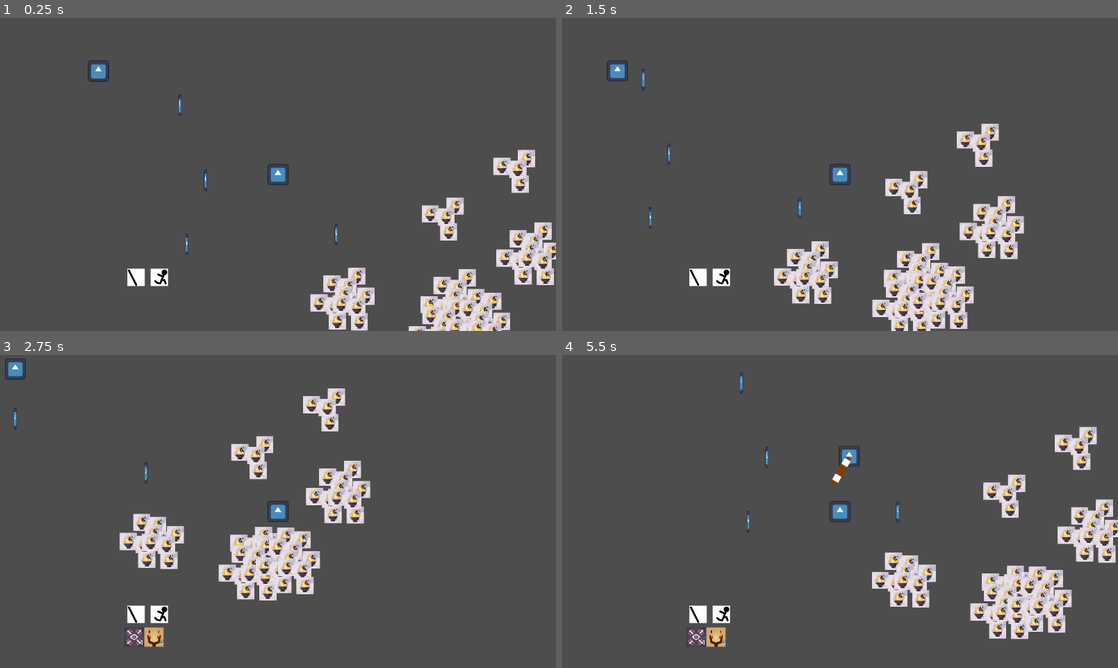
Above: before the commit, frames 1-4 (two rows, left to right).
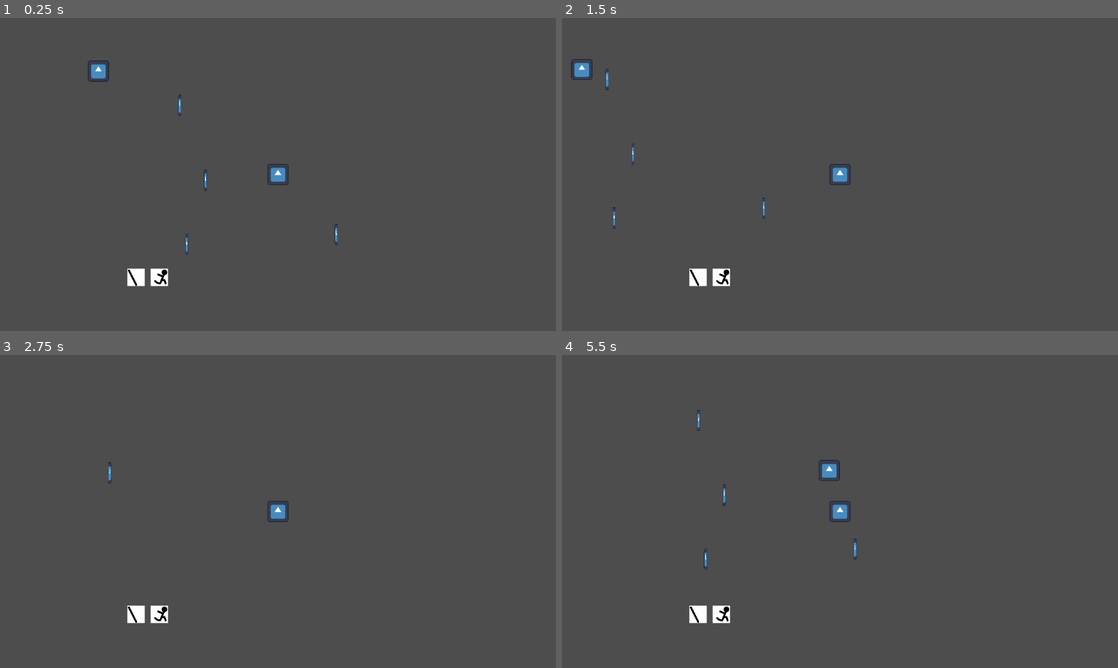
Above: after the commit, the same moments.

Repository: nonagaga/pizza-jam
Game: Godot game, scene res://Test Scenes/Entity Testing.tscn
Same seed, same stepped clock (60 frames per second), same inputs: the game is played once before the commit and once after it. This scene is started directly instead of the project's main scene. The engine's default icon, where the game draws it, is replaced by a stand-in: a white triangle on a blue panel in a dark square.
Inputs (mouse positions are in pixels of both pictures, inside the frame that each line leads up to):
- Up to frame 1 (0.25 s): no input
- Up to frame 2 (1.5 s): tap Enter at 0.5 s; move the mouse to (962, 158) at 0.52 s; hold D (Move Right) 0.53-1.28 s; tap Space (ui_select) at 0.77 s; move the mouse to (728, 190) at 1.27 s; hold S (Move Down) from 1.28 s (still down)
- Up to frame 3 (2.75 s): tap Space (ui_select) at 1.52 s; move the mouse to (333, 442) at 2.02 s; release S (Move Down) at 2.03 s; hold D (Move Right) from 2.03 s (still down)
- Up to frame 4 (5.5 s): move the mouse to (812, 574) at 2.77 s; release D (Move Right) at 2.78 s; hold W (Move Up) 2.78-3.53 s; tap Space (ui_select) at 3.02, 3.77, 4.52 s; move the mouse to (1006, 558) at 3.52 s; hold A (Move Left) 3.53-5.03 s; move the mouse to (673, 464) at 4.27 s; move the mouse to (867, 511) at 5.02 s; hold S (Move Down) from 5.03 s (still down)

The runs differ from the first frame. In frame 1, 6.3% of the frame differs, in the area x 55-100%, y 42-100%; in frame 2, 7.9%, in the area x 1-84%, y 13-100%; in frame 3, 7.6%; in frame 4, 7.9%.

Commit message:
codex dash working

Diff:
--- a/Abilities/AbilitySlot.gd
+++ b/Abilities/AbilitySlot.gd
@@ -55,6 +55,10 @@
 		else:
 			_spawn_projectile(target_pos, abroll)
 
+	if ability.effects != null:
+		for effect in ability.effects:
+			entity.add_effect(effect.instantiate())
+
 	if ability.combo_ability == null:
 		swap_ability(default_ability)
 	else:
--- /dev/null
+++ b/Abilities/Codex Dash/Codex Dash Ability.tscn
@@ -0,0 +1,19 @@
+[gd_scene format=3 uid="uid://ct2s81llgt60c"]
+
+[ext_resource type="Script" uid="uid://cch8y4ugk455o" path="res://Abilities/Ability.gd" id="1_22u1c"]
+[ext_resource type="Texture2D" uid="uid://cabph165cr3in" path="res://Abilities/Codex Dash/dash.png" id="2_3a038"]
+[ext_resource type="PackedScene" uid="uid://m65yvuctbwar" path="res://Effects/Movement/Codex Dash Effect.tscn" id="3_6h8qh"]
+[ext_resource type="Script" uid="uid://c0ny0w83asqax" path="res://Abilities/AbilityRollModifier.gd" id="3_srvti"]
+
+[sub_resource type="Resource" id="Resource_oa24y"]
+script = ExtResource("3_srvti")
+metadata/_custom_type_script = "uid://c0ny0w83asqax"
+
+[node name="CodexDashAbility" type="Node" unique_id=552780746]
+script = ExtResource("1_22u1c")
+ability_name = "Codex Dash"
+ability_icon = ExtResource("2_3a038")
+ar_modifier = SubResource("Resource_oa24y")
+slot_cooldown = 1.0
+effects = Array[PackedScene]([ExtResource("3_6h8qh")])
+metadata/_custom_type_script = "uid://cch8y4ugk455o"
--- a/Abilities/Dash/dash.gd
+++ /dev/null
@@ -1,6 +0,0 @@
-extends EntityEffect
-
-func do_effect() -> void:
-	entity.codex_dash((get_global_mouse_position() - global_position),
-		4.0, 0.5)
-	queue_free()
--- a/Effects/EntityEffect.gd
+++ b/Effects/EntityEffect.gd
@@ -19,14 +19,24 @@
 
 var dupes = 1 as int
 
+var _buff_icon: TextureRect
+
 func _ready() -> void:
 	if is_permanent:
 		set_process(false)
+	start_effect()
 
 func _process(delta: float) -> void:
 	lifetime -= delta
 	if lifetime <= 0.0:
+		end_effect()
 		_entity.remove_effect(self)
+
+func start_effect() -> void:
+	pass
+
+func end_effect() -> void:
+	pass
 
 func add_dupes(amt: int) -> void:
 	dupes += amt
--- /dev/null
+++ b/Effects/Movement/Codex Dash Effect.tscn
@@ -0,0 +1,16 @@
+[gd_scene format=3 uid="uid://m65yvuctbwar"]
+
+[ext_resource type="Script" uid="uid://drsfuia728dyx" path="res://Effects/Movement/codex_dash.gd" id="1_ctcta"]
+[ext_resource type="Texture2D" uid="uid://cabph165cr3in" path="res://Abilities/Codex Dash/dash.png" id="2_o3m6k"]
+[ext_resource type="Script" uid="uid://c0ny0w83asqax" path="res://Abilities/AbilityRollModifier.gd" id="3_201ed"]
+
+[sub_resource type="Resource" id="Resource_201ed"]
+script = ExtResource("3_201ed")
+metadata/_custom_type_script = "uid://c0ny0w83asqax"
+
+[node name="CodexDashEffect" type="Node" unique_id=602514224]
+script = ExtResource("1_ctcta")
+effect_name = "Codex Dash Effect"
+effect_icon = ExtResource("2_o3m6k")
+ability_roll_modifier = SubResource("Resource_201ed")
+metadata/_custom_type_script = "uid://5og2uxwi2y2e"
--- /dev/null
+++ b/Effects/Movement/codex_dash.gd
@@ -0,0 +1,34 @@
+extends EntityEffect
+
+func start_effect() -> void:
+	codex_dash(_entity._last_move_vec, 4.0, 0.4)
+	#_entity.remove_effect(self)
+
+func codex_dash(direction: Vector2, dash_mult: float,
+		dash_duration: float):
+	if _entity.is_force_moved or direction == Vector2.ZERO:
+		return
+
+	_entity.is_force_moved = true
+
+	var normal_speed = _entity.combat.get_walk_speed()
+	var dash_speed = normal_speed * dash_mult
+	# Calculate the ratio to hand off perfectly to normal running speed
+	var normal_speed_ratio = 1 / dash_mult
+
+	print(normal_speed, dash_speed, normal_speed_ratio)
+
+	var tween = create_tween()
+
+	# Pass the lambda function, start value, end value, and duration as clean arguments
+	tween.tween_method(
+		func(speed_mult: float):
+			_entity.velocity = direction.normalized() * dash_speed * speed_mult,
+		1.0,
+		normal_speed_ratio,
+		dash_duration
+	).set_trans(Tween.TRANS_CUBIC).set_ease(Tween.EASE_OUT)
+
+	await tween.finished
+	_entity.is_force_moved = false
+	_entity.remove_effect(self)
--- a/Entities/Modules/MovementModule.gd
+++ b/Entities/Modules/MovementModule.gd
@@ -6,4 +6,5 @@
 func apply_movement_input(move_vec: Vector2) -> void:
 	if entity.is_force_moved:
 		return
+	entity._last_move_vec = move_vec
 	entity.velocity = move_vec * entity.combat.get_walk_speed()
--- a/Entities/Player.tscn
+++ b/Entities/Player.tscn
@@ -8,11 +8,12 @@
 [ext_resource type="Script" uid="uid://c63a4rftwo8ch" path="res://Entities/EntityDirectorStats.gd" id="4_opvli"]
 [ext_resource type="Texture2D" uid="uid://b80m5nfmsq45u" path="res://Abilities/Left Swing/left swing.png" id="6_drum4"]
 [ext_resource type="Script" uid="uid://1adqfnkapsco" path="res://Entities/Modules/AbilitySlotIO.gd" id="7_nn0oq"]
-[ext_resource type="Texture2D" uid="uid://cabph165cr3in" path="res://Abilities/Dash/dash.png" id="8_w6hej"]
+[ext_resource type="Texture2D" uid="uid://cabph165cr3in" path="res://Abilities/Codex Dash/dash.png" id="8_w6hej"]
 [ext_resource type="PackedScene" uid="uid://ddor4v8jhoemv" path="res://Abilities/Right Swing/Right Swing.tscn" id="8_yytyf"]
 [ext_resource type="Script" uid="uid://cnsr7os6okjd" path="res://Abilities/AbilitySlot.gd" id="9_paumt"]
 [ext_resource type="PackedScene" uid="uid://c5v0g21ebeius" path="res://Abilities/Left Swing/Left Swing.tscn" id="10_8td47"]
 [ext_resource type="PackedScene" uid="uid://deorq65d05rx" path="res://Abilities/Circle Swing/Circle Swing.tscn" id="10_hmggr"]
+[ext_resource type="PackedScene" uid="uid://ct2s81llgt60c" path="res://Abilities/Codex Dash/Codex Dash Ability.tscn" id="12_yytyf"]
 [ext_resource type="Script" uid="uid://br2cxxlgwyq84" path="res://Entities/buffbar.gd" id="14_1v5ml"]
 
 [sub_resource type="Resource" id="Resource_wliak"]
@@ -31,6 +32,9 @@
 
 [sub_resource type="InputEventAction" id="InputEventAction_cfvty"]
 action = &"Primary Ability"
+
+[sub_resource type="InputEventAction" id="InputEventAction_mwl8m"]
+action = &"Movement Ability"
 
 [node name="Player" unique_id=639906909 groups=["Player"] instance=ExtResource("1_41wu2")]
 civil = SubResource("Resource_wliak")
@@ -64,10 +68,22 @@
 input_action = SubResource("InputEventAction_cfvty")
 metadata/_custom_type_script = "uid://1adqfnkapsco"
 
-[node name="Camera2D" type="Camera2D" parent="." index="4" unique_id=975768696]
+[node name="Movement Ability" type="Node" parent="." index="4" unique_id=846931894 node_paths=PackedStringArray("default_ability")]
+script = ExtResource("9_paumt")
+default_ability = NodePath("CodexDashAbility")
+metadata/_custom_type_script = "uid://cnsr7os6okjd"
+
+[node name="CodexDashAbility" parent="Movement Ability" index="0" unique_id=552780746 instance=ExtResource("12_yytyf")]
+
+[node name="AbilitySlotIO" type="Node" parent="Movement Ability" index="1" unique_id=397377878]
+script = ExtResource("7_nn0oq")
+input_action = SubResource("InputEventAction_mwl8m")
+metadata/_custom_type_script = "uid://1adqfnkapsco"
+
+[node name="Camera2D" type="Camera2D" parent="." index="5" unique_id=975768696]
 zoom = Vector2(0.34, 0.34)
 
-[node name="TestUI" type="Control" parent="." index="5" unique_id=374077456]
+[node name="TestUI" type="Control" parent="." index="6" unique_id=374077456]
 layout_mode = 3
 anchors_preset = 0
 
--- a/Entities/entity.gd
+++ b/Entities/entity.gd
@@ -10,6 +10,7 @@
 ## After the forced movement ends (push, pull, dash, etc.), this becomes false.
 var is_force_moved = false as bool
 
+var _last_move_vec: Vector2
 var _movement_module: MovementModule
 
 var _effects = [] as Array[EntityEffect]
@@ -35,7 +36,11 @@
 	_add_new_effect(new_effect)
 
 func remove_effect(owned_effect: EntityEffect) -> void:
+	if owned_effect == null:
+		return
 	_effects.erase(owned_effect)
+	if owned_effect._buff_icon != null:
+		owned_effect._buff_icon.queue_free()
 	owned_effect.queue_free()
 
 func diminish_effect(owned_effect: EntityEffect, amt: int) -> void:
@@ -46,6 +51,7 @@
 	_effects.append(new_effect)
 
 	var trect = TextureRect.new()
+	new_effect._buff_icon = trect
 	trect.texture = new_effect.effect_icon
 	trect.expand_mode = TextureRect.EXPAND_FIT_WIDTH
 	added_buff_icon.emit(trect)
@@ -67,29 +73,3 @@
 			effect.ability_roll_modifier.modify_ability_roll(abroll)
 
 	return abroll
-
-func codex_dash(direction: Vector2, dash_mult: float,
-		dash_duration: float):
-	if is_force_moved or direction == Vector2.ZERO:
-		return
-
-	is_force_moved = true
-
-	var normal_speed = get_movement_module().walk_speed * Physics.PIXEL_METER
-	var dash_speed = normal_speed * dash_mult
-	# Calculate the ratio to hand off perfectly to normal running speed
-	var normal_speed_ratio = 1 / dash_mult
-
-	var tween = create_tween()
-
-	# Pass the lambda function, start value, end value, and duration as clean arguments
-	tween.tween_method(
-		func(speed_mult: float):
-			velocity = direction.normalized() * dash_speed * speed_mult,
-		1.0,
-		normal_speed_ratio,
-		dash_duration
-	).set_trans(Tween.TRANS_CUBIC).set_ease(Tween.EASE_OUT)
-
-	await tween.finished
-	is_force_moved = false
--- a/Test Scenes/Entity Testing.tscn
+++ b/Test Scenes/Entity Testing.tscn
@@ -3,7 +3,6 @@
 [ext_resource type="PackedScene" uid="uid://cr5py23pbo0th" path="res://Entities/Player.tscn" id="1_gfd0l"]
 [ext_resource type="Texture2D" uid="uid://0v0jwdc1tpa3" path="res://icon.svg" id="2_vl2lw"]
 [ext_resource type="PackedScene" uid="uid://camuf4gugq7o3" path="res://Entities/Godotbot.tscn" id="2_wliak"]
-[ext_resource type="PackedScene" uid="uid://cgmgtxn1jiexi" path="res://Pickups/Boons/Pickup Random Boon.tscn" id="4_oa24y"]
 
 [node name="EntityTesting" type="Node2D" unique_id=1040795723]
 
@@ -32,207 +31,3 @@
 position = Vector2(511, 556)
 scale = Vector2(0.1484375, 1)
 texture = ExtResource("2_vl2lw")
-
-[node name="PickupRandomEffect" parent="." unique_id=1324348048 instance=ExtResource("4_oa24y")]
-position = Vector2(1084, 431)
-
-[node name="PickupRandomEffect2" parent="." unique_id=2018747641 instance=ExtResource("4_oa24y")]
-position = Vector2(1196, 540)
-
-[node name="PickupRandomEffect3" parent="." unique_id=412186888 instance=ExtResource("4_oa24y")]
-position = Vector2(1235, 384)
-
-[node name="PickupRandomEffect4" parent="." unique_id=647378898 instance=ExtResource("4_oa24y")]
-position = Vector2(1181, 449)
-
-[node name="PickupRandomEffect5" parent="." unique_id=2050330785 instance=ExtResource("4_oa24y")]
-position = Vector2(1520, 141)
-
-[node name="PickupRandomEffect6" parent="." unique_id=1617993616 instance=ExtResource("4_oa24y")]
-position = Vector2(1632, 250)
-
-[node name="PickupRandomEffect7" parent="." unique_id=1634958564 instance=ExtResource("4_oa24y")]
-position = Vector2(1671, 94)
-
-[node name="PickupRandomEffect8" parent="." unique_id=453077795 instance=ExtResource("4_oa24y")]
-position = Vector2(1617, 159)
-
-[node name="PickupRandomEffect9" parent="." unique_id=615847081 instance=ExtResource("4_oa24y")]
-position = Vector2(1619, 582)
-
-[node name="PickupRandomEffect10" parent="." unique_id=65398674 instance=ExtResource("4_oa24y")]
-position = Vector2(1731, 691)
-
-[node name="PickupRandomEffect11" parent="." unique_id=732383155 instance=ExtResource("4_oa24y")]
-position = Vector2(1770, 535)
-
-[node name="PickupRandomEffect12" parent="." unique_id=1404963299 instance=ExtResource("4_oa24y")]
-position = Vector2(1716, 600)
-
-[node name="PickupRandomEffect13" parent="." unique_id=720721191 instance=ExtResource("4_oa24y")]
-position = Vector2(1539, 699)
-
-[node name="PickupRandomEffect14" parent="." unique_id=563304709 instance=ExtResource("4_oa24y")]
-position = Vector2(1651, 808)
-
-[node name="PickupRandomEffect15" parent="." unique_id=1669434573 instance=ExtResource("4_oa24y")]
-position = Vector2(1690, 652)
-
-[node name="PickupRandomEffect16" parent="." unique_id=481083636 instance=ExtResource("4_oa24y")]
-position = Vector2(1636, 717)
-
-[node name="PickupRandomEffect17" parent="." unique_id=1664488616 instance=ExtResource("4_oa24y")]
-position = Vector2(1674, 704)
-
-[node name="PickupRandomEffect18" parent="." unique_id=245165841 instance=ExtResource("4_oa24y")]
-position = Vector2(1786, 813)
-
-[node name="PickupRandomEffect19" parent="." unique_id=457174646 instance=ExtResource("4_oa24y")]
-position = Vector2(1825, 657)
-
-[node name="PickupRandomEffect20" parent="." unique_id=1651118903 instance=ExtResource("4_oa24y")]
-position = Vector2(1771, 722)
-
-[node name="PickupRandomEffect21" parent="." unique_id=2122238434 instance=ExtResource("4_oa24y")]
-position = Vector2(1157, 867)
-
-[node name="PickupRandomEffect22" parent="." unique_id=1891575278 instance=ExtResource("4_oa24y")]
-position = Vector2(1269, 976)
-
-[node name="PickupRandomEffect23" parent="." unique_id=1081369277 instance=ExtResource("4_oa24y")]
-position = Vector2(1308, 820)
-
-[node name="PickupRandomEffect24" parent="." unique_id=1837275377 instance=ExtResource("4_oa24y")]
-position = Vector2(1254, 885)
-
-[node name="PickupRandomEffect25" parent="." unique_id=519835535 instance=ExtResource("4_oa24y")]
-position = Vector2(1077, 984)
-
-[node name="PickupRandomEffect26" parent="." unique_id=610129375 instance=ExtResource("4_oa24y")]
-position = Vector2(1189, 1093)
-
-[node name="PickupRandomEffect27" parent="." unique_id=2054048607 instance=ExtResource("4_oa24y")]
-position = Vector2(1228, 937)
-
-[node name="PickupRandomEffect28" parent="." unique_id=486600912 instance=ExtResource("4_oa24y")]
-position = Vector2(1174, 1002)
-
-[node name="PickupRandomEffect29" parent="." unique_id=1249503003 instance=ExtResource("4_oa24y")]
-position = Vector2(1212, 989)
-
-[node name="PickupRandomEffect30" parent="." unique_id=1442526557 instance=ExtResource("4_oa24y")]
-position = Vector2(1324, 1098)
-
-[node name="PickupRandomEffect31" parent="." unique_id=683528720 instance=ExtResource("4_oa24y")]
-position = Vector2(1363, 942)
-
-[node name="PickupRandomEffect32" parent="." unique_id=2114972814 instance=ExtResource("4_oa24y")]
-position = Vector2(1309, 1007)
-
-[node name="PickupRandomEffect33" parent="." unique_id=585701561 instance=ExtResource("4_oa24y")]
-position = Vector2(485, 857)
-
-[node name="PickupRandomEffect34" parent="." unique_id=917173140 instance=ExtResource("4_oa24y")]
-position = Vector2(597, 966)
-
-[node name="PickupRandomEffect35" parent="." unique_id=1395450112 instance=ExtResource("4_oa24y")]
-position = Vector2(636, 810)
-
-[node name="PickupRandomEffect36" parent="." unique_id=288202963 instance=ExtResource("4_oa24y")]
-position = Vector2(582, 875)
-
-[node name="PickupRandomEffect37" parent="." unique_id=744869337 instance=ExtResource("4_oa24y")]
-position = Vector2(405, 974)
-
-[node name="PickupRandomEffect38" parent="." unique_id=645970712 instance=ExtResource("4_oa24y")]
-position = Vector2(517, 1083)
-
-[node name="PickupRandomEffect39" parent="." unique_id=569183166 instance=ExtResource("4_oa24y")]
-position = Vector2(556, 927)
-
-[node name="PickupRandomEffect40" parent="." unique_id=2082893305 instance=ExtResource("4_oa24y")]
-position = Vector2(502, 992)
-
-[node name="PickupRandomEffect41" parent="." unique_id=528040657 instance=ExtResource("4_oa24y")]
-position = Vector2(540, 979)
-
-[node name="PickupRandomEffect42" parent="." unique_id=991784857 instance=ExtResource("4_oa24y")]
-position = Vector2(652, 1088)
-
-[node name="PickupRandomEffect43" parent="." unique_id=1861050111 instance=ExtResource("4_oa24y")]
-position = Vector2(691, 932)
-
-[node name="PickupRandomEffect44" parent="." unique_id=45138911 instance=ExtResource("4_oa24y")]
-position = Vector2(637, 997)
-
-[node name="PickupRandomEffect45" parent="." unique_id=30308059 instance=ExtResource("4_oa24y")]
-position = Vector2(1087, 1049)
-
-[node name="PickupRandomEffect46" parent="." unique_id=1619056632 instance=ExtResource("4_oa24y")]
-position = Vector2(1199, 1158)
-
-[node name="PickupRandomEffect47" parent="." unique_id=2138188676 instance=ExtResource("4_oa24y")]
-position = Vector2(1238, 1002)
-
-[node name="PickupRandomEffect48" parent="." unique_id=43674592 instance=ExtResource("4_oa24y")]
-position = Vector2(1184, 1067)
-
-[node name="PickupRandomEffect49" parent="." unique_id=2007273322 instance=ExtResource("4_oa24y")]
-position = Vector2(1007, 1166)
-
-[node name="PickupRandomEffect50" parent="." unique_id=723196592 instance=ExtResource("4_oa24y")]
-position = Vector2(1119, 1275)
-
-[node name="PickupRandomEffect51" parent="." unique_id=900046332 instance=ExtResource("4_oa24y")]
-position = Vector2(1158, 1119)
-
-[node name="PickupRandomEffect52" parent="." unique_id=452184819 instance=ExtResource("4_oa24y")]
-position = Vector2(1104, 1184)
-
-[node name="PickupRandomEffect53" parent="." unique_id=1328320860 instance=ExtResource("4_oa24y")]
-position = Vector2(1142, 1171)
-
-[node name="PickupRandomEffect54" parent="." unique_id=1843318573 instance=ExtResource("4_oa24y")]
-position = Vector2(1254, 1280)
-
-[node name="PickupRandomEffect55" parent="." unique_id=1934946858 instance=ExtResource("4_oa24y")]
-position = Vector2(1293, 1124)
-
-[node name="PickupRandomEffect56" parent="." unique_id=955997496 instance=ExtResource("4_oa24y")]
-position = Vector2(1239, 1189)
-
-[node name="PickupRandomEffect57" parent="." unique_id=751803479 instance=ExtResource("4_oa24y")]
-position = Vector2(1313, 1010)
-
-[node name="PickupRandomEffect58" parent="." unique_id=1675162936 instance=ExtResource("4_oa24y")]
-position = Vector2(1425, 1119)
-
-[node name="PickupRandomEffect59" parent="." unique_id=594551054 instance=ExtResource("4_oa24y")]
-position = Vector2(1464, 963)
-
-[node name="PickupRandomEffect60" parent="." unique_id=603661794 instance=ExtResource("4_oa24y")]
-position = Vector2(1410, 1028)
-
-[node name="PickupRandomEffect61" parent="." unique_id=1322601743 instance=ExtResource("4_oa24y")]
-position = Vector2(1233, 1127)
-
-[node name="PickupRandomEffect62" parent="." unique_id=1314216340 instance=ExtResource("4_oa24y")]
-position = Vector2(1345, 1236)
-
-[node name="PickupRandomEffect63" parent="." unique_id=1753617627 instance=ExtResource("4_oa24y")]
-position = Vector2(1384, 1080)
-
-[node name="PickupRandomEffect64" parent="." unique_id=1196685572 instance=ExtResource("4_oa24y")]
-position = Vector2(1330, 1145)
-
-[node name="PickupRandomEffect65" parent="." unique_id=988837004 instance=ExtResource("4_oa24y")]
-position = Vector2(1368, 1132)
-
-[node name="PickupRandomEffect66" parent="." unique_id=238914183 instance=ExtResource("4_oa24y")]
-position = Vector2(1480, 1241)
-
-[node name="PickupRandomEffect67" parent="." unique_id=1190793052 instance=ExtResource("4_oa24y")]
-position = Vector2(1519, 1085)
-
-[node name="PickupRandomEffect68" parent="." unique_id=1642750383 instance=ExtResource("4_oa24y")]
-position = Vector2(1465, 1150)
--- a/project.godot
+++ b/project.godot
@@ -103,7 +103,7 @@
 "events": [Object(InputEventMouseButton,"resource_local_to_scene":false,"resource_name":"","device":-1,"window_id":0,"a …(258 unchanged characters)…
 ]
 }
-Dash={
+"Movement Ability"={
 "deadzone": 0.2,
 "events": [Object(InputEventKey,"resource_local_to_scene":false,"resource_name":"","device":-1,"window_id":0,"alt_press …(191 unchanged characters)…
 , Object(InputEventKey,"resource_local_to_scene":false,"resource_name":"","device":-1,"window_id":0,"alt_pressed":false …(186 unchanged characters)…
Renamed: Abilities/Dash/dash.png -> Abilities/Codex Dash/dash.png
Not shown, changed: Abilities/Codex Dash/dash.png.import
Not shown, removed: Abilities/Dash/dash.gd.uid
Not shown, added: Effects/Movement/codex_dash.gd.uid
